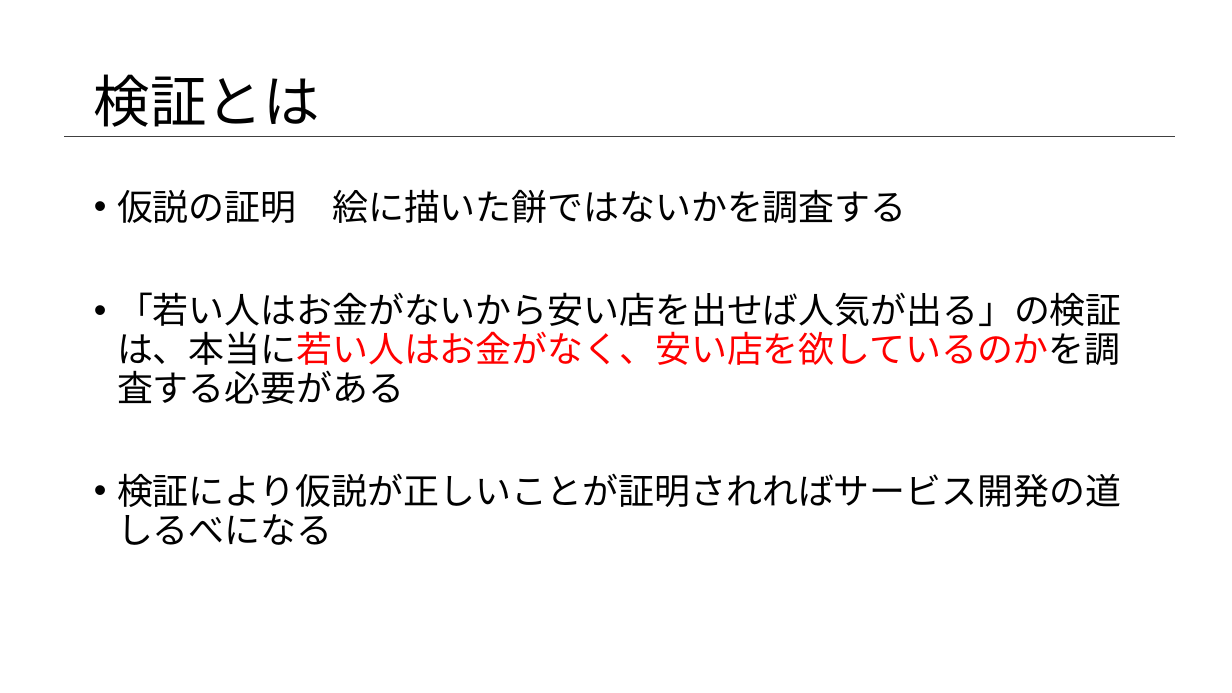
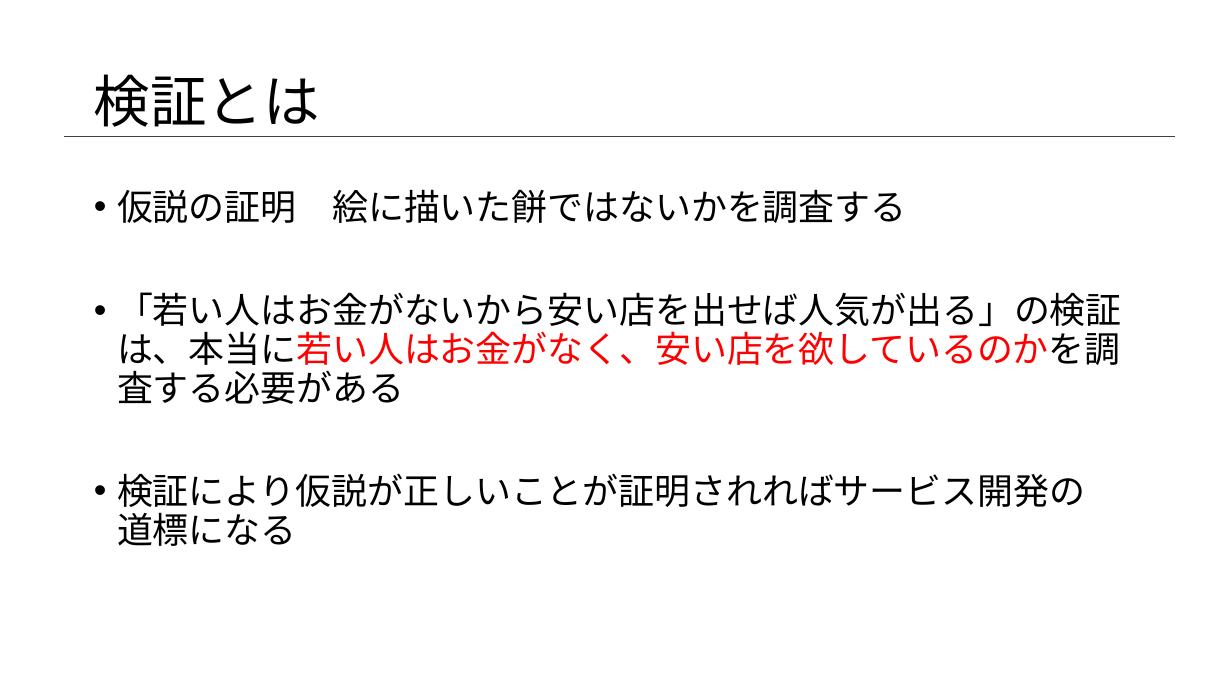
Before and after one commit to TamuEx/business, a slide deck: slide 6 of business_document/仮説検証/仮説検証.pptx. Drawn at 1232x693 pixels with LibreOffice and Linux fonts; fonts in the diff are those of the drawing. Boxes give left, top, right and bottom in pixels: in the first picture for what was removed or moved away, otherwise in the second. Text is boxed around its words. In the diff, an @@ line names an element or a change of style, - is before the commit and + after.

```diff
--- a/business_document/仮説検証/仮説検証.pptx
+++ b/business_document/仮説検証/仮説検証.pptx
@@ text at bbox=[117, 473, 1085, 546]: text changed @@
-• 検証により仮説が正しいことが証明されればサービス開発の道しるべになる
+• 検証により仮説が正しいことが証明されればサービス開発の
+  道標になる
```
Also in this commit, not shown: 1 other slide changed.
